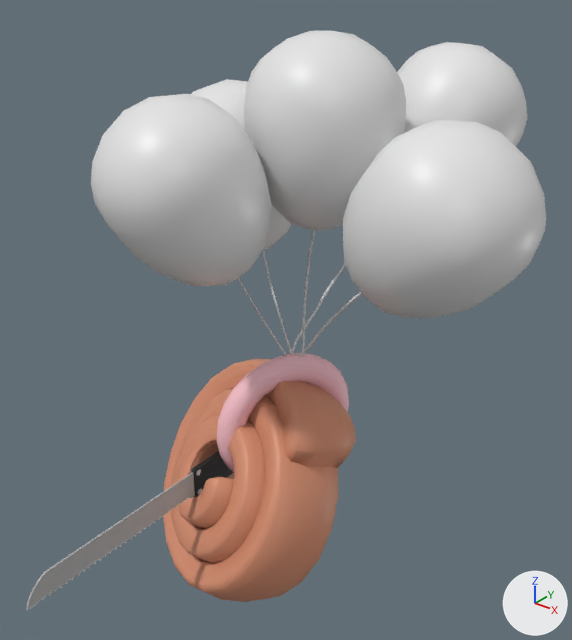
Renders of the FBX model Assets/Quinten/Models/cinnenim .fbx from each side of a commit.
Camera for both pictures: a 50 mm lens placed at (4.58, -4.98, 5.8), pointed at (0.52, 0.09, 2.66). Lighting does not change. The marker at lower right points along +X, +Y and +Z.

Names of what the first picture shows: 'Cube', 'Cube.001', 'Cube.002', 'Retopo_Cube', 'Retopo_Cube.001', 'Retopo_Cube.002', 'Retopo_Cube.003', 'Retopo_Cube.004', 'Torus'.
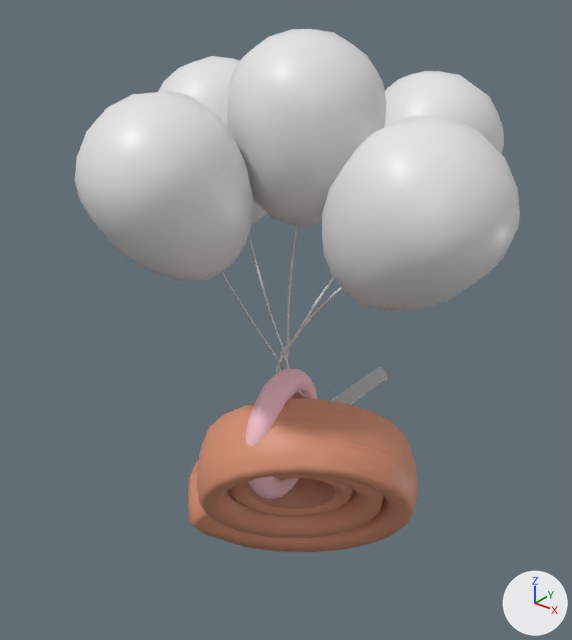
Boxes [x1, y1, x2, y2] around the edits, measured in the pictures (572 x 640 px):
'Cube', turned, rescaled: before [163, 359, 356, 602]; after [188, 398, 418, 552]
'Retopo_Cube.002', moved: before [298, 119, 546, 357]; after [277, 116, 520, 371]
'Retopo_Cube', moved: before [91, 94, 288, 356]; after [75, 91, 307, 393]
'Retopo_Cube.004', moved: before [244, 31, 406, 351]; after [227, 29, 386, 369]
'Retopo_Cube.003', moved: before [291, 42, 527, 354]; after [276, 71, 504, 373]
'Torus', moved, turned: before [217, 353, 349, 472]; after [245, 368, 317, 499]
'Cube.001', moved, turned: before [26, 472, 195, 611]; after [330, 367, 387, 405]
'Retopo_Cube.001', moved: before [191, 79, 291, 354]; after [158, 56, 310, 398]

Diff of the bpy script that builds the scene:
```diff
--- a/Assets/Quinten/Models/cinnenim .fbx.py
+++ b/Assets/Quinten/Models/cinnenim .fbx.py
@@ ob_retopo_cube_001 @@
 ob_retopo_cube_001 = bpy.data.objects.new('Retopo_Cube.001', me_mesh)
-ob_retopo_cube_001.location = (-0.27, 0.57, 3.36)
+ob_retopo_cube_001.location = (-0.46, 0.57, 3.56)
 ob_retopo_cube_001.rotation_euler = (0.0, 2.648, -0.249)  # degrees (0, 152, -14)
@@ ob_retopo_cube_004 @@
 ob_retopo_cube_004 = bpy.data.objects.new('Retopo_Cube.004', me_mesh)
-ob_retopo_cube_004.location = (0.66, 0.36, 3.84)
+ob_retopo_cube_004.location = (0.47, 0.36, 3.84)
 ob_retopo_cube_004.rotation_euler = (0.0, -3.048, -0.249)  # degrees (0, -175, -14)
@@ ob_torus @@
 ob_torus = bpy.data.objects.new('Torus', me_torus)
-ob_torus.location = (0.39, 0.22, 1.47)
-ob_torus.rotation_euler = (0.0141, -2.429, 1.013)  # degrees (0.8, -139, 58)
+ob_torus.location = (0.39, 0.2, 1.31)
+ob_torus.rotation_euler = (0.0141, -2.429, -1.342)  # degrees (0.8, -139, -77)
 ob_torus.scale = (0.00526, 0.00541, 0.00592)
@@ ob_retopo_cube_003 @@
 ob_retopo_cube_003 = bpy.data.objects.new('Retopo_Cube.003', me_mesh)
-ob_retopo_cube_003.location = (0.93, 1.47, 3.77)
+ob_retopo_cube_003.location = (0.74, 1.47, 3.5)
 ob_retopo_cube_003.rotation_euler = (0.639, -2.961, -0.249)  # degrees (37, -170, -14)
@@ ob_retopo_cube @@
 ob_retopo_cube = bpy.data.objects.new('Retopo_Cube', me_mesh)
-ob_retopo_cube.location = (0.22, -0.47, 3.51)
+ob_retopo_cube.location = (0.03, -0.47, 3.51)
 ob_retopo_cube.rotation_euler = (-0.516, 3.142, -0.249)  # degrees (-30, 180, -14)
@@ ob_cube @@
 ob_cube.location = (0.49, 0.0, 0.73)
-ob_cube.rotation_euler = (1.097, -0.983, 1.685)  # degrees (63, -56, 97)
-ob_cube.scale = (0.00521, 0.00521, 0.00521)
+ob_cube.rotation_euler = (-2.044, -0.983, -0.382)  # degrees (-117, -56, -22)
+ob_cube.scale = (-0.00521, -0.00521, -0.00521)
@@ ob_retopo_cube_002 @@
 ob_retopo_cube_002 = bpy.data.objects.new('Retopo_Cube.002', me_mesh)
-ob_retopo_cube_002.location = (1.69, 0.03, 3.54)
+ob_retopo_cube_002.location = (1.5, 0.03, 3.54)
 ob_retopo_cube_002.rotation_euler = (0.0, -2.414, -0.249)  # degrees (0, -138, -14)
@@ ob_cube_001 @@
 ob_cube_001 = bpy.data.objects.new('Cube.001', me_cube)
-ob_cube_001.location = (0.0, -3.04, 1.69)
-ob_cube_001.rotation_euler = (1.571, 0.0, -3.142)  # degrees (90, 0, -180)
+ob_cube_001.location = (0.14, 3.07, 1.54)
+ob_cube_001.rotation_euler = (1.571, 0.0, 0.0)  # degrees (90, 0, 0)
 ob_cube_001.scale = (0.00181, 0.00181, 0.00181)
```
